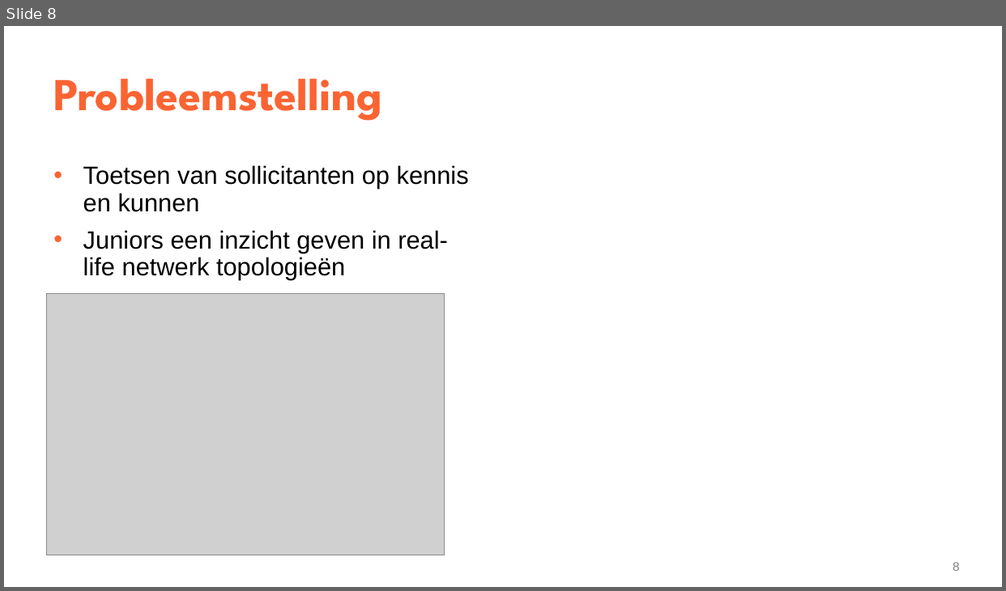
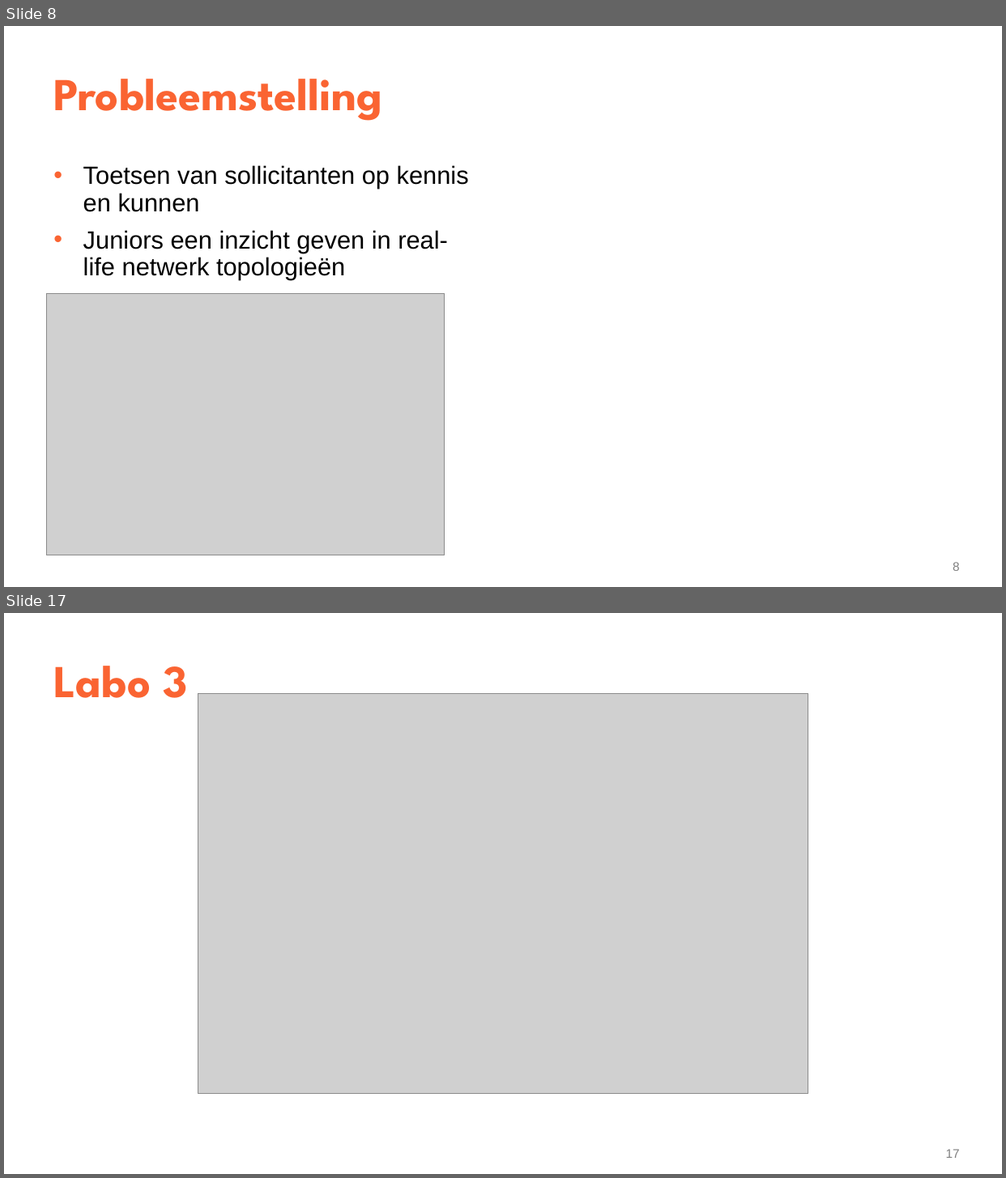
Before and after one commit to YenteLens/ylbachelorproef, a slide deck: Presentatie/eindpresentatie.pptx. Shown one above the other, each under a label of ours: slide 8 before the commit, slides 8 and 17 after it; the slides between them are not shown. The pictures are 1006x591 and 1006x1178 pixels, drawn with LibreOffice and Linux fonts; fonts in the diff are those of the drawing; grey boxes stand for pictures. Boxes give left, top, right and bottom in pixels: in the first picture for what was removed or moved away, otherwise in the second. Text is boxed around its words. In the diff, an @@ line names an element or a change of style, - is before the commit and + after.

```diff
--- a/Presentatie/eindpresentatie.pptx
+++ b/Presentatie/eindpresentatie.pptx
@@ slide 17 added at (4, 613, 1002, 1174), background #FFFFFF @@
@@ title added at (53, 666, 187, 698), 44 pt, text #FA6432, bold @@
+Labo 3
@@ picture added at (198, 693, 808, 1093) @@
@@ page number added at (946, 1149, 960, 1158), 12 pt, text #808080 @@
+17
```
Also in this commit, not shown: 4 slides changed, 5 other slides added, 5 slides removed.
